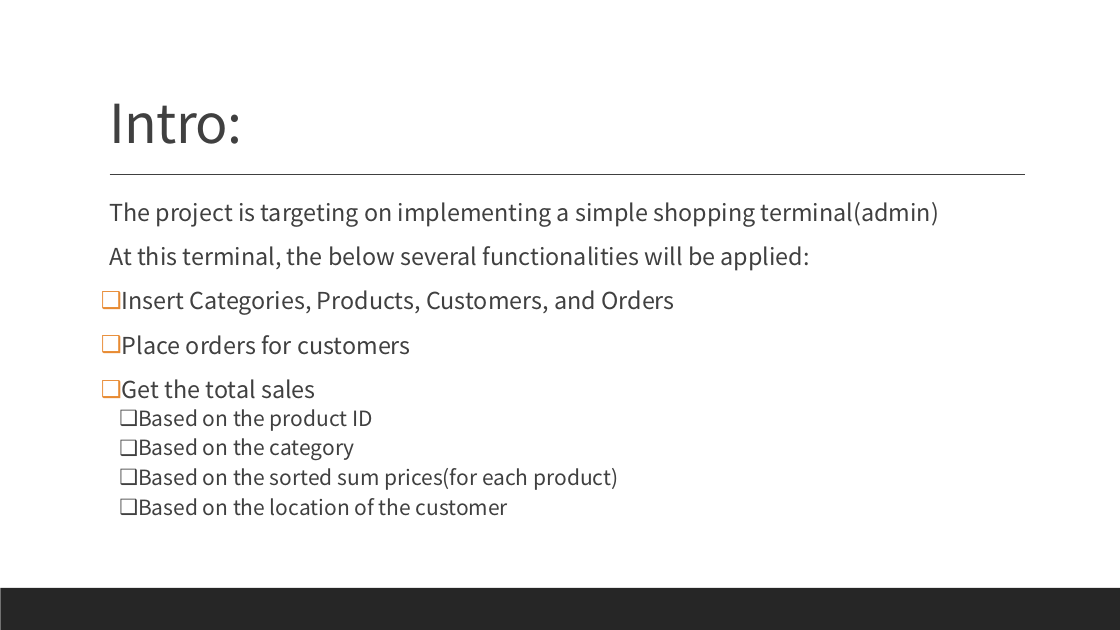
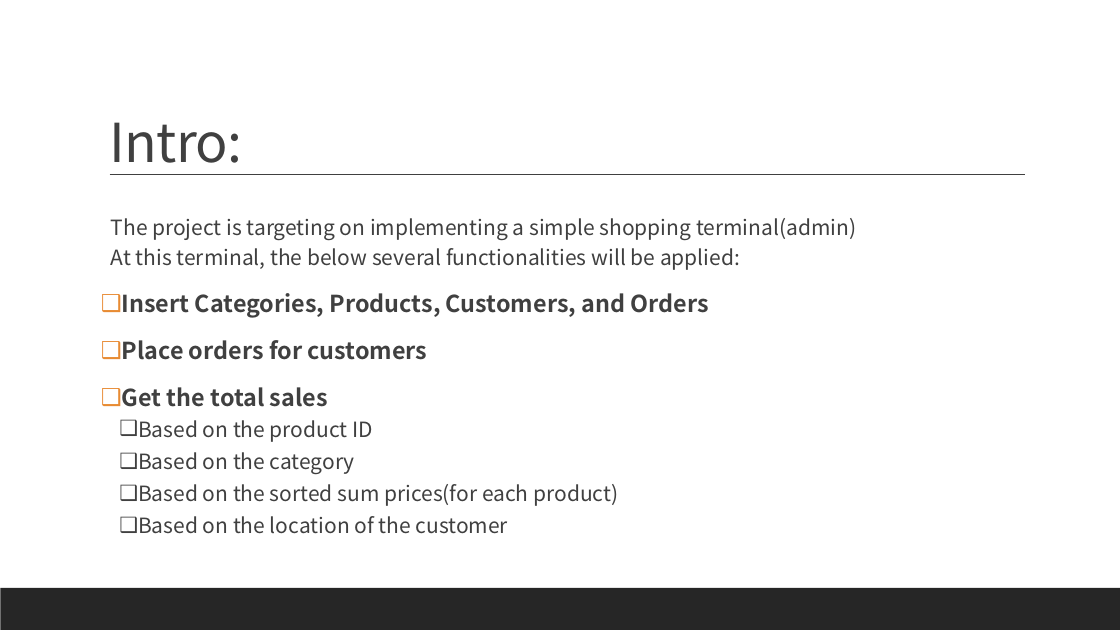
Before and after one commit to wangyucen/Customer-service, a slide deck: slide 3 of Simple Shopping System.pptx (slide 2 before the commit). Drawn at 1120x630 pixels with LibreOffice and Linux fonts; fonts in the diff are those of the drawing. Boxes give left, top, right and bottom in pixels: in the first picture for what was removed or moved away, otherwise in the second. Text is boxed around its words. In the diff, an @@ line names an element or a change of style, - is before the commit and + after.

```diff
--- a/Simple Shopping System.pptx
+++ b/Simple Shopping System.pptx
@@ title "Intro:" rewrapped from [109,103,242,144] to [109,122,242,175] @@
@@ text "The project is targeting on ...": place and size @@
-text "The project is targeting on ..." at [109,202,939,516]
+text "The project is targeting on ..." at [111,218,856,534]
@@ text "The project is targeting on ..." at [111,218,856,534]: size 20 to 18 pt in "The project is targeting on implementing a ...", "At this terminal, the below several functionalities ..."; bold on in "Insert Categories, Products, Customers, and Orders", "Place orders for customers", "Get the total sales"; indent changed; line spacing 1 to 1.1; less space between paragraphs; line spacing 0.9 to 1 @@
```
Also in this commit, not shown: 2 other slides changed, 1 slide added.
